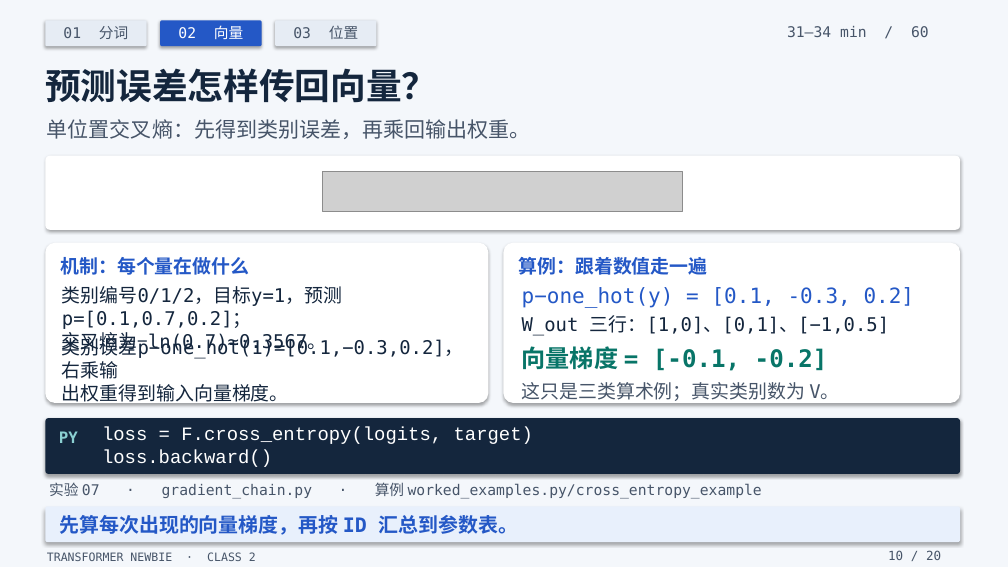
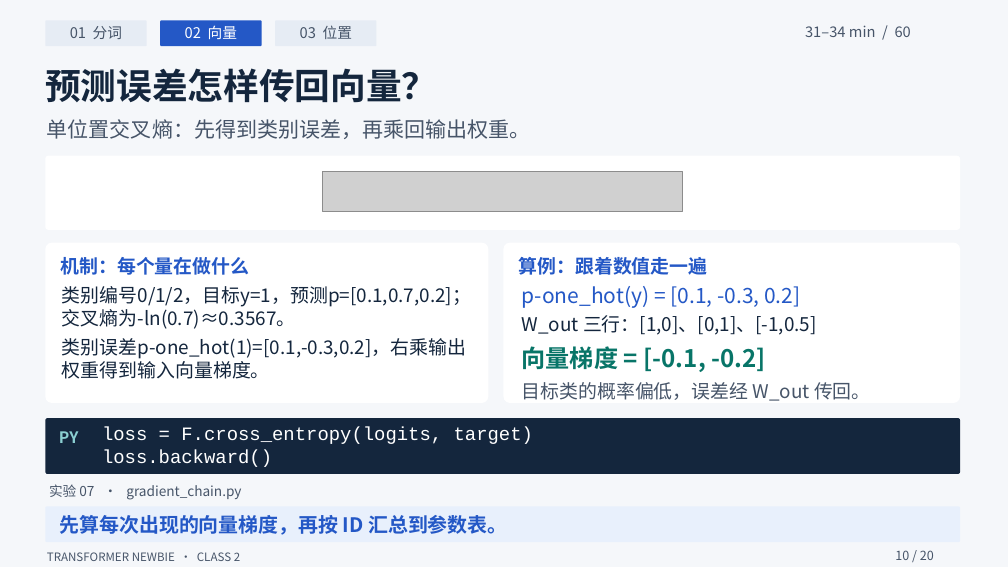
Before and after one commit to yangzy723/Transformer-Newbie, a slide deck: slide 10 of class2/class2_tokens_embeddings_positions.pptx. Drawn at 1008x567 pixels with LibreOffice and Linux fonts; fonts in the diff are those of the drawing; grey boxes stand for pictures. Boxes give left, top, right and bottom in pixels: in the first picture for what was removed or moved away, otherwise in the second. Text is boxed around its words. In the diff, an @@ line names an element or a change of style, - is before the commit and + after.

Commit message:
Clarify class 2 slide layout and teach RoPE through rotation diagrams

```diff
--- a/class2/class2_tokens_embeddings_positions.pptx
+++ b/class2/class2_tokens_embeddings_positions.pptx
@@ background #F7F5EF to #FFFFFF @@
@@ rectangle at (0, 0, 1008, 567): fill #F4F7FB to #F5F7FA; shadow off @@
@@ text at (62, 286, 471, 307): font DejaVu Sans Mono to Noto Sans CJK SC in "类别编号0/1/2，目标y=1，预测p=[0.1,0.7,0.2]；" @@
@@ text at (522, 286, 800, 308): text changed; font DejaVu Sans Mono to Noto Sans CJK SC @@
-p−one_hot(y) = [0.1, -0.3, 0.2]
+p-one_hot(y) = [0.1, -0.3, 0.2]
@@ text at (62, 306, 296, 329): text changed; font DejaVu Sans Mono to Noto Sans CJK SC @@
-交叉熵为−ln(0.7)≈0.3567。
+交叉熵为-ln(0.7)≈0.3567。
@@ text at (522, 315, 817, 335): text changed; font DejaVu Sans Mono to Noto Sans CJK SC @@
-W_out 三行：[1,0]、[0,1]、[−1,0.5]
+W_out 三行：[1,0]、[0,1]、[-1,0.5]
@@ text at (62, 338, 467, 379): text changed; font DejaVu Sans Mono to Noto Sans CJK SC @@
-类别误差p−one_hot(1)=[0.1,−0.3,0.2]，右乘输
-出权重得到输入向量梯度。
+类别误差p-one_hot(1)=[0.1,-0.3,0.2]，右乘输出
+权重得到输入向量梯度。
@@ font DejaVu Sans Mono to Noto Sans CJK SC in 8 elements at (70, 26, 122, 39), (185, 25, 237, 39), (300, 25, 352, 39), (805, 25, 911, 37), (60, 515, 507, 535), (47, 552, 240, 561), (895, 550, 934, 560), (522, 346, 765, 372) @@
@@ text at (522, 382, 871, 401): text changed; font DejaVu Sans Mono to Noto Sans CJK SC @@
-这只是三类算术例；真实类别数为 V。
+目标类的概率偏低，误差经 W_out 传回。
@@ shadow off; proportions changed in 8 elements at (45, 20, 147, 46), (160, 20, 262, 46), (275, 20, 377, 46), (45, 507, 960, 542), (45, 156, 960, 230), (45, 243, 488, 403), (504, 243, 960, 403), (45, 418, 960, 474) @@
@@ text at (49, 484, 241, 500): text changed; size 14 to 13 pt; font DejaVu Sans Mono to Noto Sans CJK SC @@
-实验 07 · gradient_chain.py · 算例 worked_examples.py/cross_entropy_example
+实验 07 · gradient_chain.py
```
Also in this commit, not shown: 18 other slides changed, 1 slide added, 1 slide removed, 29 other files.
